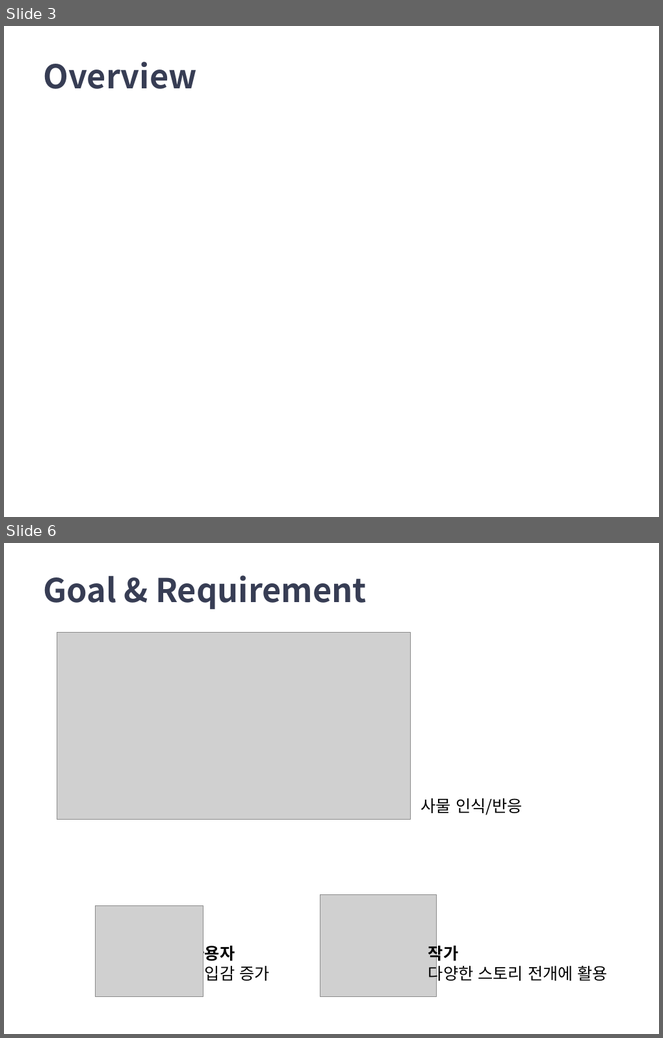
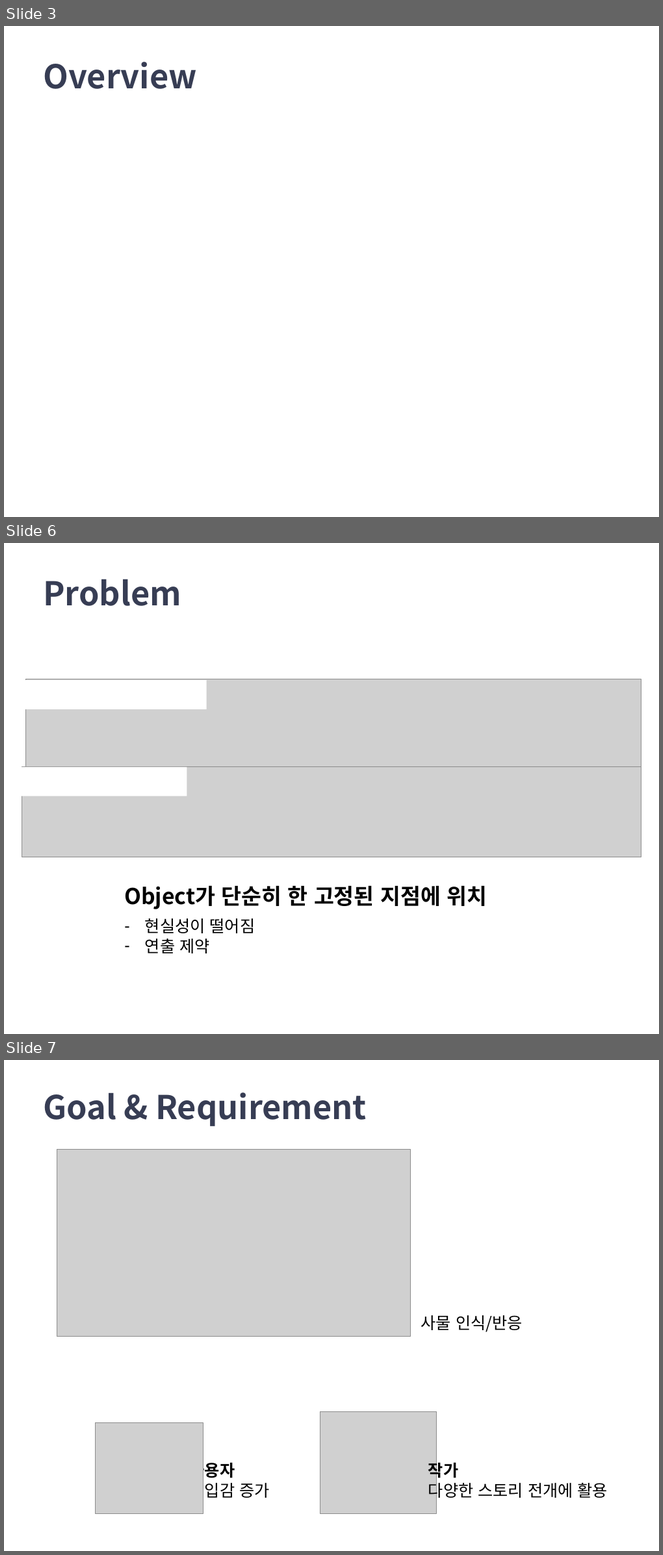
Before and after one commit to Jamjomjara/snu-artoon, a slide deck: artoon-spec.pptx. Shown one above the other, each under a label of ours: slides 3 and 6 before the commit, slides 3, 6 and 7 after it; the slides between them are not shown. The pictures are 663x1038 and 663x1555 pixels, drawn with LibreOffice and Linux fonts; fonts in the diff are those of the drawing; grey boxes stand for pictures. Boxes give left, top, right and bottom in pixels: in the first picture for what was removed or moved away, otherwise in the second. Text is boxed around its words. In the diff, an @@ line names an element or a change of style, - is before the commit and + after.

```diff
--- a/artoon-spec.pptx
+++ b/artoon-spec.pptx
@@ slide 6 added at bbox=[4, 543, 659, 1034], background #FFFFFF @@
@@ title added at bbox=[43, 579, 181, 606], 36 pt, text #373D54, bold @@
+Problem
@@ picture added at bbox=[25, 679, 642, 767] @@
@@ rectangle added at bbox=[25, 680, 206, 709], fill #FFFFFF @@
@@ rectangle added at bbox=[18, 745, 198, 774], fill #FFFFFF @@
@@ rectangle added at bbox=[6, 767, 187, 797], fill #FFFFFF @@
@@ picture added at bbox=[22, 767, 642, 858] @@
@@ text added at bbox=[124, 886, 487, 954], 24 pt, text #000000, bold @@
+Object가 단순히 한 고정된 지점에 위치
+– 현실성이 떨어짐
+– 연출 제약
@@ what was slide 6 is now slide 7 @@
```
Also in this commit, not shown: 4 slides changed, 5 other slides added, 4 slides removed.
